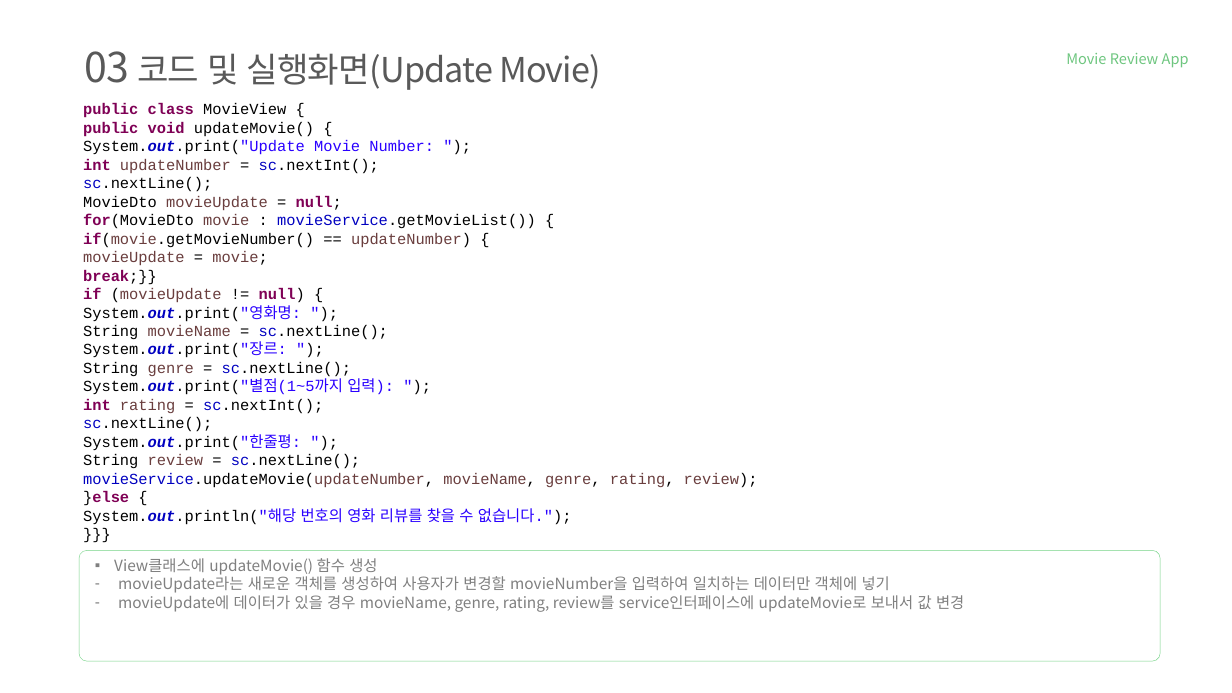
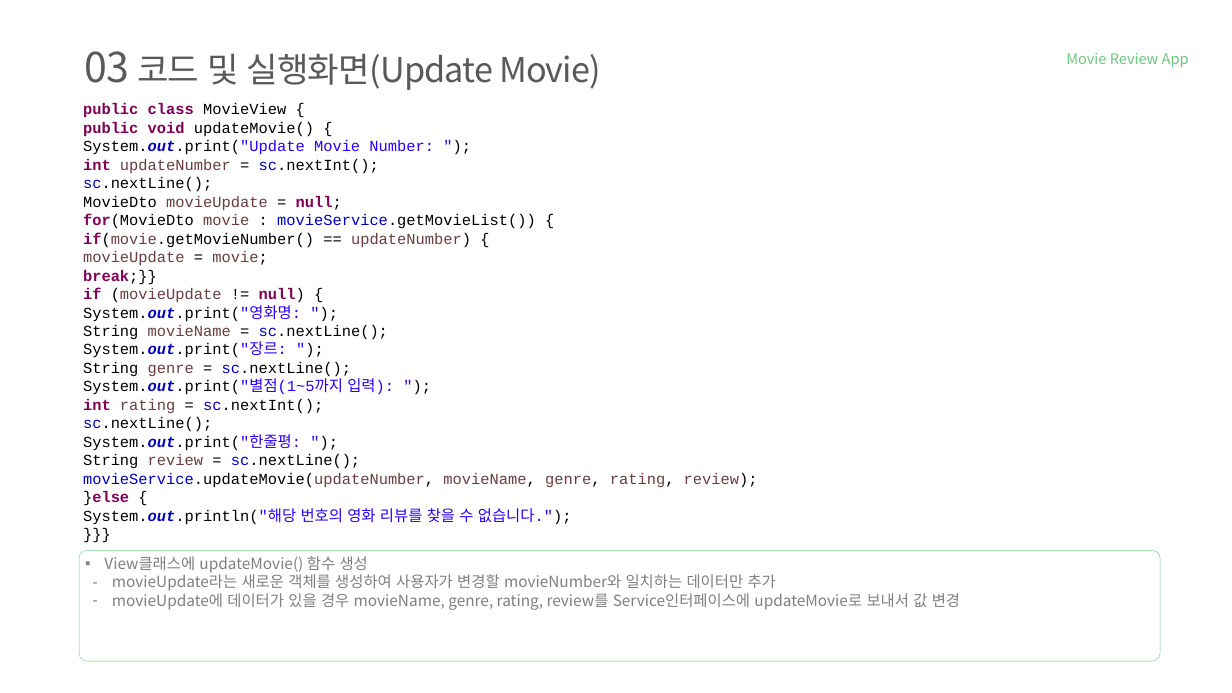
Before and after one commit to tnwjd121/MovieApp, a slide deck: slide 13 of ppt/국비(정보처리기능사)_백수정.pptx. Drawn at 1232x693 pixels with LibreOffice and Linux fonts; fonts in the diff are those of the drawing; background and template pictures are left out. Boxes give left, top, right and bottom in pixels: in the first picture for what was removed or moved away, otherwise in the second. Text is boxed around its words. In the diff, an @@ line names an element or a change of style, - is before the commit and + after.

```diff
--- a/ppt/국비(정보처리기능사)_백수정.pptx
+++ b/ppt/국비(정보처리기능사)_백수정.pptx
@@ text "View클래스에 updateMovie() 함수 생성": place and size @@
-text "View클래스에 updateMovie() 함수 생성" at [114, 558, 964, 612]
+text "View클래스에 updateMovie() 함수 생성" at [104, 556, 960, 610]
@@ text at [112, 572, 960, 610]: text changed @@
-– movieUpdate라는 새로운 객체를 생성하여 사용자가 변경할 movieNumber을 입력하여 일치하는 데이터만 객체에 넣기
-– movieUpdate에 데이터가 있을 경우 movieName, genre, rating, review를 service인터페이스에 updateMovie로 보내서 값 변경
+– movieUpdate라는 새로운 객체를 생성하여 사용자가 변경할 movieNumber와 일치하는 데이터만 추가
+– movieUpdate에 데이터가 있을 경우 movieName, genre, rating, review를 Service인터페이스에 updateMovie로 보내서 값 변경
```
Also in this commit, not shown: 19 other slides changed.
